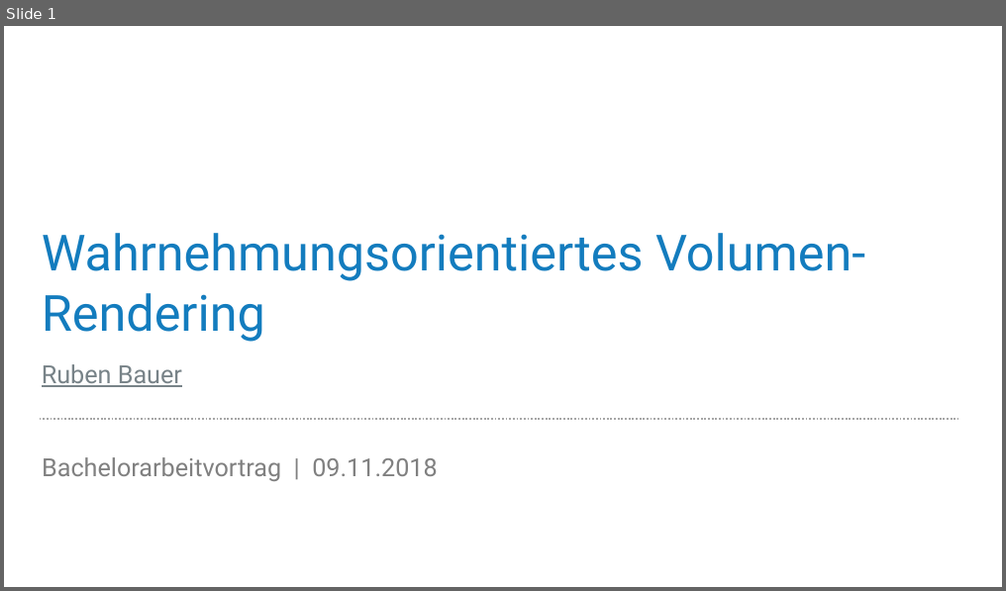
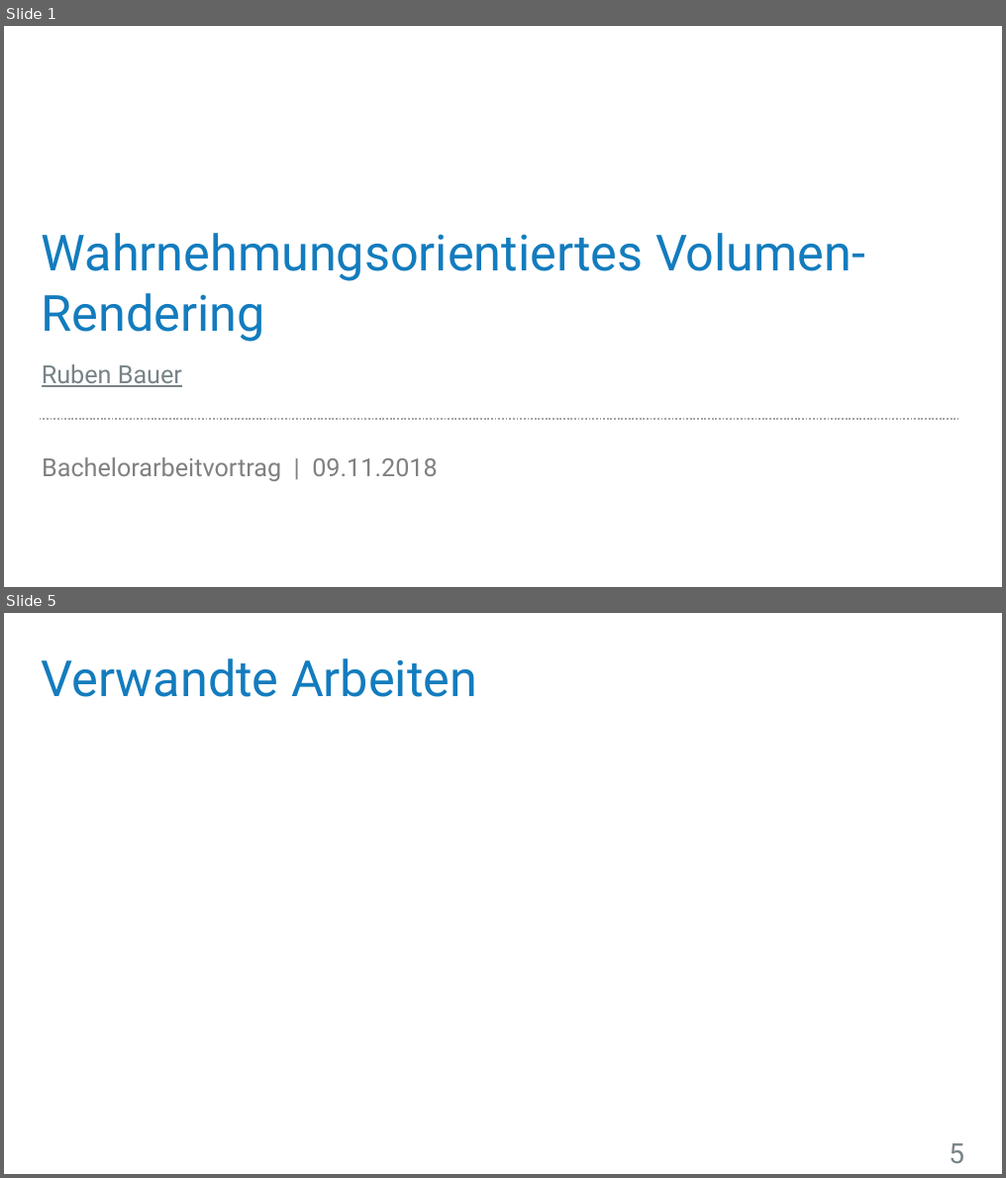
Before and after one commit to UniStuttgart-VISUS/FoveatedVolumeRendering, a slide deck: Dokumente/Vortrag/Wahrnehmungsorientiertes_Volumen-Rendering.pptx. Shown one above the other, each under a label of ours: slide 1 before the commit, slides 1 and 5 after it; the slides between them are not shown. The pictures are 1006x591 and 1006x1178 pixels, drawn with LibreOffice and Linux fonts; fonts in the diff are those of the drawing; background and template pictures are left out. Boxes give left, top, right and bottom in pixels: in the first picture for what was removed or moved away, otherwise in the second. Text is boxed around its words. In the diff, an @@ line names an element or a change of style, - is before the commit and + after.

```diff
--- a/Dokumente/Vortrag/Wahrnehmungsorientiertes_Volumen-Rendering.pptx
+++ b/Dokumente/Vortrag/Wahrnehmungsorientiertes_Volumen-Rendering.pptx
@@ slide 5 added at (4,613,1002,1174), background #FFFFFF @@
@@ title added at (42,659,477,697), 36 pt, text #137CBE @@
+Verwandte Arbeiten
@@ page number added at (948,1144,964,1163), 20 pt, text #788388 @@
+5
```
Also in this commit, not shown: 12 other slides added, 1 slide removed.
